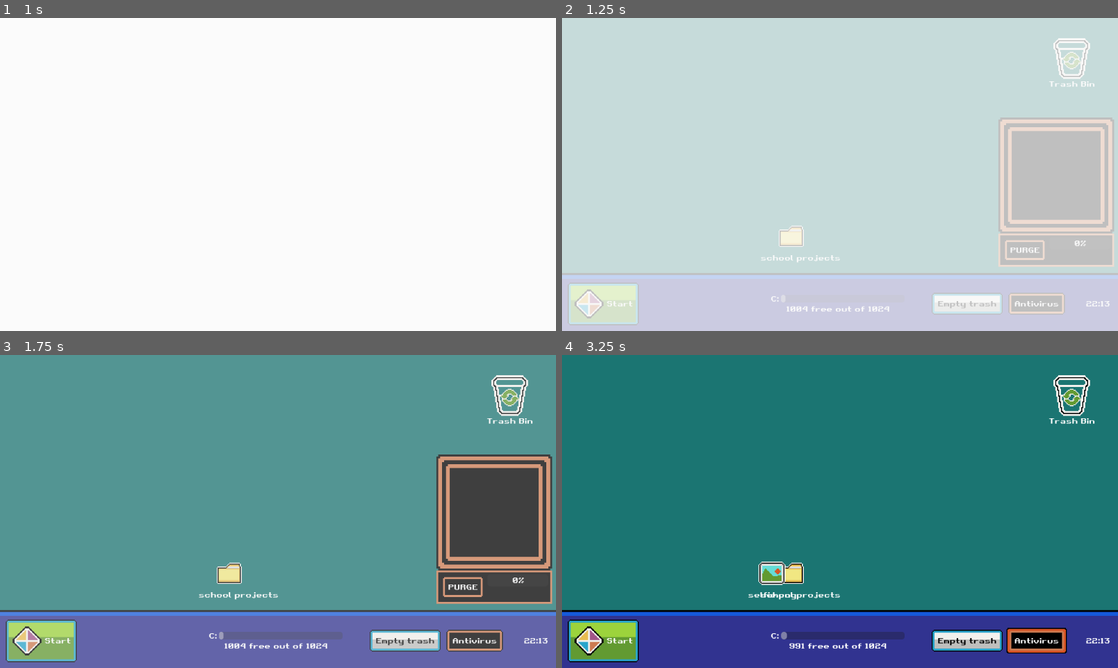
Above: before the commit, frames 1-4 (two rows, left to right).
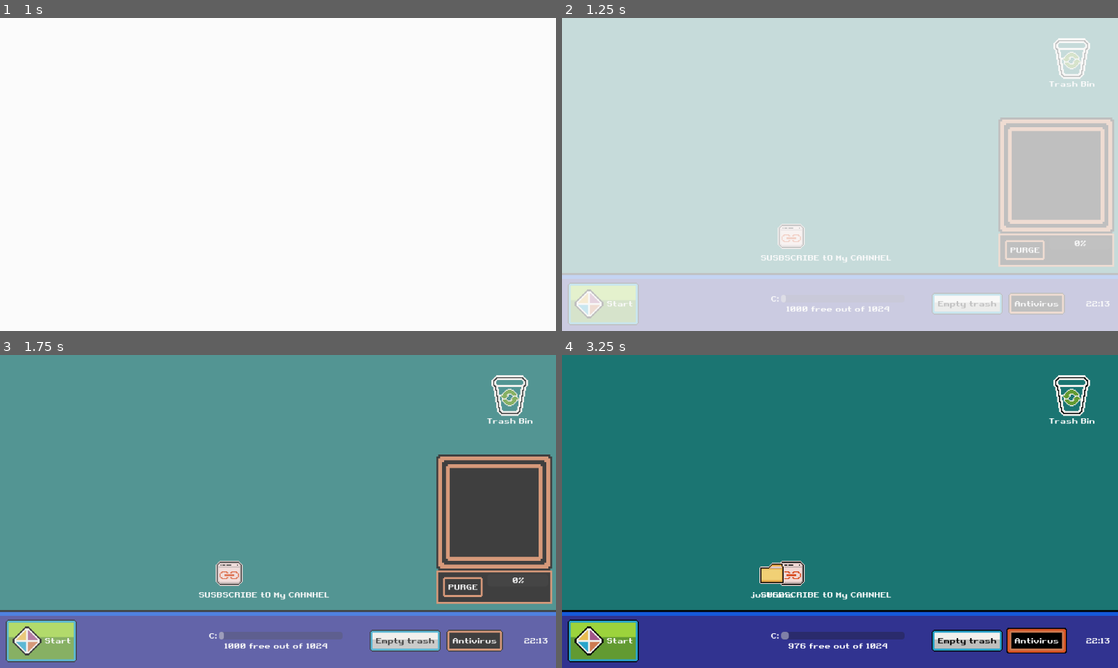
Above: after the commit, the same moments.

Repository: VileOar/ludum-dare-54
Game: Godot game, scene res://scenes/main.tscn
Two runs of this game, one before a commit and one after it. Both use one fixed random seed, a clock stepped at 60 frames per second and the inputs below. This scene is started directly instead of the project's main scene.
Inputs:
- Up to frame 1 (1 s): click "Start" at 0.5 s
- Up to frame 2 (1.25 s): no input
- Up to frame 3 (1.75 s): click "Start" at 1.25 s
- Up to frame 4 (3.25 s): click "Empty trash" at 2 s; click "Antivirus" at 2.75 s

Frame 1 is identical in both runs. In frame 2, 0.3% of the frame differs, in the area x 35-60%, y 65-94%; in frame 3, 0.6%; in frame 4, 1.1%, in the area x 33-60%, y 65-94%.

Commit message:
Squashed commit of the following:
commit c4c445bf5c78f413b108d252020408c2f0a83d12
Author: Lucius Vinicius <luciusviniciusf@ua.pt>
Date:   Sun Oct 1 20:54:58 2023 +0100

    Reduce spawn of windows

commit 2fde3218106595d64b8d93cf55f2bccb3f46f273
Author: Lucius Vinicius <luciusviniciusf@ua.pt>
Date:   Sun Oct 1 20:46:54 2023 +0100

    Squashed commit of the following:

    commit c8213b71a20462dc4e3f5d13c235773faca12310
    Merge: d8ab6bf 10abc91
    Author: PMSValerio <37459155+PMSValerio@users.noreply.github.com>
    Date:   Sun Oct 1 19:42:43 2023 +0100

        Merge branch 'master' of https://github.com/PMSValerio/LudumDare_54

    commit d8ab6bf4328d9431a3d25c26dec550f0ceee127e
    Author: PMSValerio <37459155+PMSValerio@users.noreply.github.com>
    Date:   Sun Oct 1 19:42:35 2023 +0100

        hotfix to trashbin

commit 1b94bc07162c711c74015f13c69ee28b010461b5
Author: Lucius Vinicius <luciusviniciusf@ua.pt>
Date:   Sun Oct 1 20:46:32 2023 +0100

    Balancing of Weights

commit 32b519b2caddf86e4c94678c068707a95c15981a
Author: Lucius Vinicius <luciusviniciusf@ua.pt>
Date:   Sun Oct 1 20:40:31 2023 +0100

    Recursion window + small fixes

commit 65a5f52f3c3bb7396299cc97d956bcf85b7e107a
Author: Lucius Vinicius <luciusviniciusf@ua.pt>
Date:   Sun Oct 1 20:12:33 2023 +0100

    Constant icon for corrupted files

commit e7f211462531daef8741e437a2d62e5bae841cfd
Author: Lucius Vinicius <luciusviniciusf@ua.pt>
Date:   Sun Oct 1 20:08:32 2023 +0100

    Fix windows message

commit c75fac456e9459fc7d83aa102c85cfe3ee421535
Author: Lucius Vinicius <luciusviniciusf@ua.pt>
Date:   Sun Oct 1 19:53:58 2023 +0100

    Message Error random position

Diff:
--- /dev/null
+++ b/scenes/files/download_exe_file.tscn
@@ -0,0 +1,11 @@
+[gd_scene load_steps=3 format=3 uid="uid://clh4useffttdt"]
+
+[ext_resource type="PackedScene" uid="uid://bu4xvcsll0w5n" path="res://scenes/files/error_exe_file.tscn" id="1_67417"]
+[ext_resource type="Script" path="res://scripts/files/download_exe_file.gd" id="2_8ql4l"]
+
+[node name="DownloadExeFile" instance=ExtResource("1_67417")]
+script = ExtResource("2_8ql4l")
+file_size = null
+move_dir = null
+speed = null
+drag = null
--- /dev/null
+++ b/scenes/files/recursion_exe_file.tscn
@@ -0,0 +1,12 @@
+[gd_scene load_steps=3 format=3 uid="uid://gu7tjp4t04y2"]
+
+[ext_resource type="PackedScene" uid="uid://dv0gqt42k76sy" path="res://scenes/files/draggable_file.tscn" id="1_rcrsb"]
+[ext_resource type="Script" path="res://scripts/files/recursion_exe_file.gd" id="2_4ei08"]
+
+[node name="ErrorExeFile" instance=ExtResource("1_rcrsb")]
+script = ExtResource("2_4ei08")
+
+[node name="SpawnErrorTimer" type="Timer" parent="." index="5"]
+one_shot = true
+
+[connection signal="timeout" from="SpawnErrorTimer" to="." method="_on_spawn_error_timer_timeout"]
--- a/scenes/main.tscn
+++ b/scenes/main.tscn
@@ -7,6 +7,8 @@
 [ext_resource type="PackedScene" uid="uid://crlkuni2202pw" path="res://scenes/desktop.tscn" id="2_jclm6"]
 [ext_resource type="Script" path="res://scripts/audio/audio.gd" id="3_8tq8v"]
 [ext_resource type="PackedScene" uid="uid://di25hfxjvfugn" path="res://scenes/ui/toolbar.tscn" id="4_gx0xd"]
+[ext_resource type="PackedScene" uid="uid://clh4useffttdt" path="res://scenes/files/download_exe_file.tscn" id="8_104f0"]
+[ext_resource type="PackedScene" uid="uid://gu7tjp4t04y2" path="res://scenes/files/recursion_exe_file.tscn" id="10_mris8"]
 
 [sub_resource type="Animation" id="Animation_an2fa"]
 resource_name = "enter"
@@ -64,6 +66,8 @@
 script = ExtResource("2_8ua7v")
 
 [node name="Desktop" parent="." instance=ExtResource("2_jclm6")]
+download_exe_scene = ExtResource("8_104f0")
+recursive_scene = ExtResource("10_mris8")
 
 [node name="AnimationPlayer" type="AnimationPlayer" parent="."]
 libraries = {
--- a/scripts/autoloads/global.gd
+++ b/scripts/autoloads/global.gd
@@ -12,6 +12,8 @@
 	INCREASE_SPAWN_EXE, ## increase the spawn rate considerably
 	CORRUPTED_FOLDER, ## "explodes" in several files when deleted
 	ERROR_MESSAGE_EXE, ## infintely spawns error messages
+	DOWNLOAD_EXE, ## show download bar (TODO: that can be easily closed...?)
+	RECURSIVE,
 #	ADD_POPUP_EXE, ## spawns an add popup
 	# TODO: add more as needed
 }
@@ -48,31 +50,41 @@
 		FileTypes.NORMAL : 5,
 		FileTypes.INCREASE_SPAWN_EXE : 0,
 		FileTypes.CORRUPTED_FOLDER : 1,
-		FileTypes.ERROR_MESSAGE_EXE : 0
+		FileTypes.ERROR_MESSAGE_EXE : 1,
+		FileTypes.DOWNLOAD_EXE: 0,
+		FileTypes.RECURSIVE: 0,
 	},
 	{
 		FileTypes.NORMAL : 7,
+		FileTypes.INCREASE_SPAWN_EXE : 1,
+		FileTypes.CORRUPTED_FOLDER : 1,
+		FileTypes.ERROR_MESSAGE_EXE : 1,
+		FileTypes.DOWNLOAD_EXE: 0,
+		FileTypes.RECURSIVE: 1,
+	},
+	{
+		FileTypes.NORMAL : 10,
 		FileTypes.INCREASE_SPAWN_EXE : 2,
-		FileTypes.CORRUPTED_FOLDER : 1,
-		FileTypes.ERROR_MESSAGE_EXE : 0
+		FileTypes.CORRUPTED_FOLDER : 2,
+		FileTypes.ERROR_MESSAGE_EXE : 1,
+		FileTypes.DOWNLOAD_EXE: 1,
+		FileTypes.RECURSIVE: 1,
 	},
 	{
-		FileTypes.NORMAL : 15,
-		FileTypes.INCREASE_SPAWN_EXE : 2,
-		FileTypes.CORRUPTED_FOLDER : 1,
-		FileTypes.ERROR_MESSAGE_EXE : 2
-	},
-	{
-		FileTypes.NORMAL : 15,
+		FileTypes.NORMAL : 20,
 		FileTypes.INCREASE_SPAWN_EXE : 3,
 		FileTypes.CORRUPTED_FOLDER : 3,
-		FileTypes.ERROR_MESSAGE_EXE : 3
+		FileTypes.ERROR_MESSAGE_EXE : 3,
+		FileTypes.DOWNLOAD_EXE: 1,
+		FileTypes.RECURSIVE: 1,
 	},
 	{
-		FileTypes.NORMAL : 20,
+		FileTypes.NORMAL : 30,
 		FileTypes.INCREASE_SPAWN_EXE : 5,
 		FileTypes.CORRUPTED_FOLDER : 5,
-		FileTypes.ERROR_MESSAGE_EXE : 5
+		FileTypes.ERROR_MESSAGE_EXE : 5,
+		FileTypes.DOWNLOAD_EXE: 3,
+		FileTypes.RECURSIVE: 3,
 	}
 ]
 
@@ -167,14 +179,14 @@
 			"anim_name": "exe"
 		},
 		{
-			"name" : "me.png",
+			"name" : "high-tier-god.exe",
 			"size" : 20,
-			"anim_name": "png"
-		},
-		{
-			"name" : "mytube",
+			"anim_name": "exe"
+		},
+		{
+			"name" : "mytube.exe",
 			"size" : 10,
-			"anim_name": "link"
+			"anim_name": "exe"
 		},
 	],
 	FileTypes.CORRUPTED_FOLDER: [
@@ -196,19 +208,33 @@
 	],
 	FileTypes.ERROR_MESSAGE_EXE: [
 		{
-			"name" : "TotallyNotSpam.exe",
+			"name" : "TotallyNotSpam",
 			"size" : 4,
-			"anim_name": "exe"
-		},
-		{
-			"name" : "README.txt",
+			"anim_name": "link"
+		},
+		{
+			"name" : "README",
 			"size" : 20,
-			"anim_name": "txt"
+			"anim_name": "link"
 		},
 		{
 			"name" : "SUSBSCRIBE tO My CAHNHEL",
 			"size" : 24,
 			"anim_name": "link"
+		},
+	],
+	FileTypes.DOWNLOAD_EXE: [
+		{
+			"name" : "Roblux",
+			"size" : 4,
+			"anim_name": "exe"
+		},
+	],
+	FileTypes.RECURSIVE: [
+		{
+			"name" : "me.png",
+			"size" : 4,
+			"anim_name": "png"
 		},
 	]
 }
@@ -223,8 +249,58 @@
 			"offset" : 15
 		},
 		{
+			"title" : "Error",
+			"description" : "You are an error.",
+			"offset" : 15
+		},
+		{
 			"title" : "System Message",
 			"description" : "Unable to delete System32. Try contacting your local priest.",
+			"offset" : 15
+		},
+		{
+			"title" : "System Message",
+			"description" : "L + cringe + ratio + didn't ask + skill issue",
+			"offset" : 15
+		},
+		{
+			"title" : "System Message",
+			"description" : "You shouldn't have tried those free V-Bucks buddy",
+			"offset" : 15
+		},
+		{
+			"title" : "System Message",
+			"description" : "You should surrender yoursef, NOW!",
+			"offset" : 15
+		},
+		{
+			"title" : "System Message",
+			"description" : "Have you tried, i don't know, git gud?",
+			"offset" : 15
+		},
+		{
+			"title" : "Masterchef Official",
+			"description" : "What is bro cooking?",
+			"offset" : 15
+		},
+		{
+			"title" : ">:]",
+			"description" : ">:]",
+			"offset" : 15
+		},
+		{
+			"title" : "System Message",
+			"description" : "Oops, I hope this message doesn't disturb your desktop at all :)",
+			"offset" : 15
+		},
+		{
+			"title" : "Don't be poor",
+			"description" : "Just pay my bitcoins and the PC is all yours again.",
+			"offset" : 15
+		},
+		{
+			"title" : "System Message",
+			"description" : "You cannot escape this, I control everything buddy.",
 			"offset" : 15
 		},
 	],
--- /dev/null
+++ b/scripts/files/download_exe_file.gd
@@ -0,0 +1,9 @@
+extends ErrorExeFile
+class_name DownloadExeFile
+
+func _on_spawn_error_timer_timeout():
+	var _rect_size = Global.bounds_rect.size
+
+	_next_position = Vector2(randf_range(-1, 1) * int(_rect_size.x), randf_range(-1, 1) * int(_rect_size.y))
+	SignalManager.new_window.emit(Global.WindowTypes.DOWNLOAD, _next_position)
+	_spawn_error_timer.start(SPAWN_ERROR_TIME / Global.current_wave)
--- a/scripts/files/error_exe_file.gd
+++ b/scripts/files/error_exe_file.gd
@@ -1,13 +1,12 @@
 extends EvilFile
 class_name ErrorExeFile
 
-const SPAWN_ERROR_TIME = 7
+const SPAWN_ERROR_TIME = 7.0
 const MESSAGE_OFFSET = 64.0
 const COLUMN_INTERVAL = 128.0
 
 @onready var _spawn_error_timer := $SpawnErrorTimer
 
-var _last_column_multiplier = 0
 var _first_position : Vector2
 var _next_position : Vector2
 
@@ -27,15 +26,9 @@
 
 
 func _on_spawn_error_timer_timeout():
+	var _rect_size = Global.bounds_rect.size
+
+	_next_position = Vector2(randf_range(-1, 1) * int(_rect_size.x), randf_range(-1, 1) * int(_rect_size.y))
 	SignalManager.new_window.emit(Global.WindowTypes.NORMAL, _next_position)
-	_next_position += Vector2(-1, 1) * MESSAGE_OFFSET
-	# if position not in bounds, go to next column
-	if not Global.bounds_rect.has_point(_next_position):
-		_last_column_multiplier += 1
-		_next_position = Vector2(_first_position.x + _last_column_multiplier * COLUMN_INTERVAL, _first_position.y)
 
-		# if point is still not in bounds (because, column is too far), restart from first_position
-		if not Global.bounds_rect.has_point(_next_position):
-			_next_position = _first_position
-
-	_spawn_error_timer.start(SPAWN_ERROR_TIME / Global.current_wave)
+	_spawn_error_timer.start(SPAWN_ERROR_TIME - (Global.current_wave * 0.7))
--- /dev/null
+++ b/scripts/files/recursion_exe_file.gd
@@ -0,0 +1,9 @@
+extends ErrorExeFile
+class_name RecursionExeFile
+
+func _on_spawn_error_timer_timeout():
+	var _rect_size = Global.bounds_rect.size
+
+	_next_position = Vector2(randf_range(-1, 1) * int(_rect_size.x), randf_range(-1, 1) * int(_rect_size.y))
+	SignalManager.new_window.emit(Global.WindowTypes.RECURSIVE, _next_position)
+	_spawn_error_timer.start(SPAWN_ERROR_TIME / Global.current_wave)
--- a/scripts/systems/desktop.gd
+++ b/scripts/systems/desktop.gd
@@ -5,6 +5,8 @@
 @export var file_scene : PackedScene
 @export var corrupted_files_scene : PackedScene
 @export var error_exe_scene : PackedScene
+@export var download_exe_scene : PackedScene
+@export var recursive_scene : PackedScene
 @export var window_scene : PackedScene
 @export var download_window_scene : PackedScene
 @export var recursive_window_scene : PackedScene
@@ -46,7 +48,6 @@
 			new_window = download_window_scene.instantiate()
 		Global.WindowTypes.RECURSIVE:
 			new_window = recursive_window_scene.instantiate()
-
 			var offset = Global.window_properties[window_type][0]["offset"]
 			windows_pos = last_position + Vector2(-offset, offset)
 		Global.WindowTypes.RECYCLING:
@@ -93,6 +94,12 @@
 		Global.FileTypes.ERROR_MESSAGE_EXE:
 			new_file = error_exe_scene.instantiate()
 			new_file.type = Global.FileTypes.ERROR_MESSAGE_EXE
+		Global.FileTypes.DOWNLOAD_EXE:
+			new_file = download_exe_scene.instantiate()
+			new_file.type = Global.FileTypes.DOWNLOAD_EXE
+		Global.FileTypes.RECURSIVE:
+			new_file = recursive_scene.instantiate()
+			new_file.type = Global.FileTypes.RECURSIVE
 
 	if new_file == null:
 		push_error("file type not found")
@@ -113,11 +120,11 @@
 
 
 func _create_window(window_instance : DraggableWindow, window_pos : Vector2, properties : Dictionary):
+	_windows_holder.add_child(window_instance)
 	window_instance.position = window_pos
 	window_instance.title = properties["title"]
 	window_instance.description = properties["description"]
 
-	_windows_holder.add_child(window_instance)
 
 
 ## return a position within desktop bounds
--- a/scripts/windows/draggable_window.gd
+++ b/scripts/windows/draggable_window.gd
@@ -12,12 +12,10 @@
 
 var title : String = "":
 	set(value):
-		if window_text == null: return
-		window_text.text = value
+		window_title.text = value
 var description : String = "":
 	set(value):
-		if window_title == null: return
-		window_title.text = value
+		window_text.text = value
 
 
 func _physics_process(_delta):
Not shown: 1 places in scenes/main.tscn that only renumber resources
